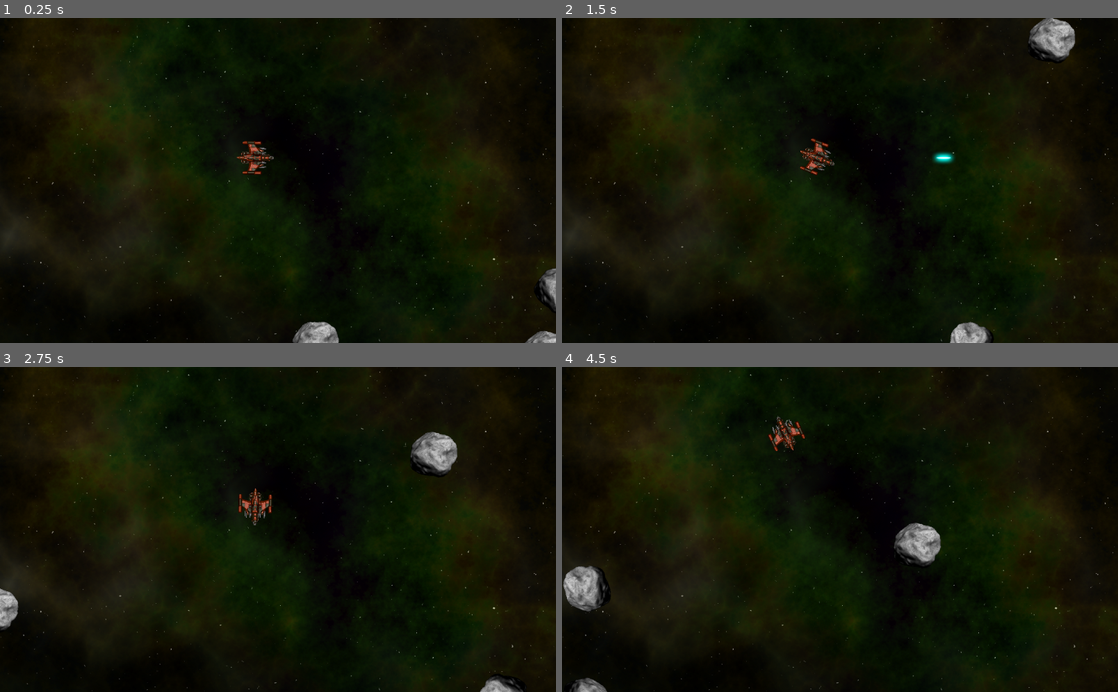
Above: before the commit, frames 1-4 (two rows, left to right).
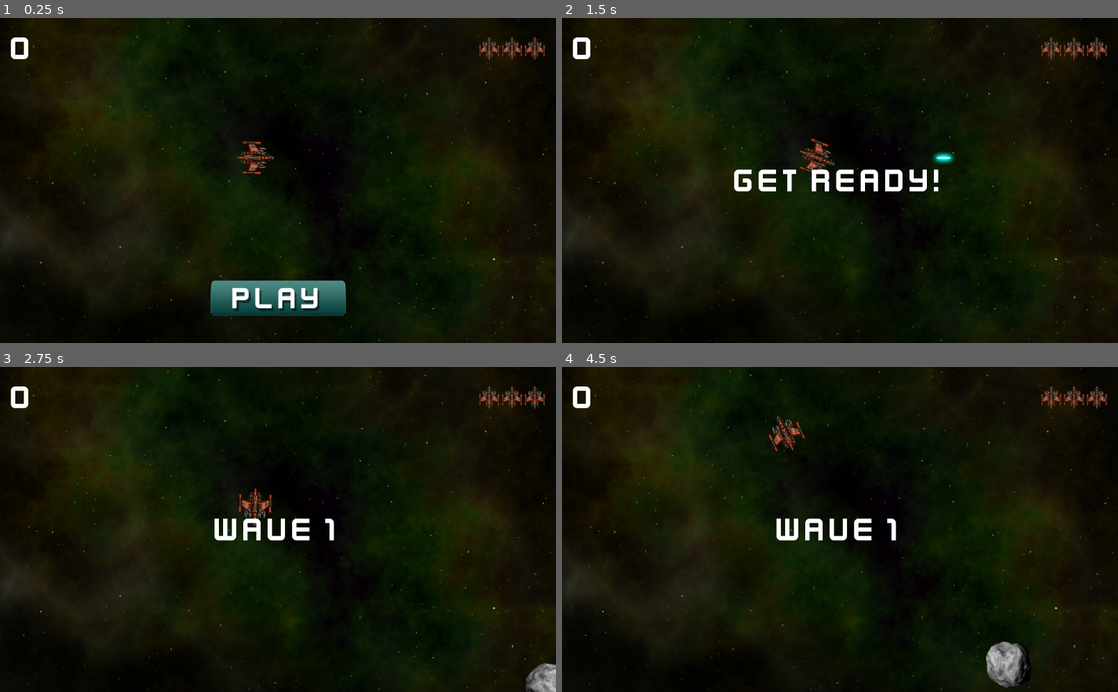
Above: after the commit, the same moments.

Repository: BananaBrainBob/Godot-Projects
Game: Godot game, scene res://Scenes/Main/Main.tscn
The game is run twice, just before and just after one commit, with the same random seed, the same clock (stepped at 60 frames per second) and the same inputs.
Inputs (mouse positions are in pixels of both pictures, inside the frame that each line leads up to):
- Up to frame 1 (0.25 s): no input
- Up to frame 2 (1.5 s): click (840, 297) at 0.52 s; hold Right (rotate_right) from 1.28 s (still down); hold Space (shoot) from 1.28 s (still down)
- Up to frame 3 (2.75 s): release Right (rotate_right) at 2.03 s; release Space (shoot) at 2.03 s; hold A (rotate_left) from 2.03 s (still down); tap Space (shoot) at 2.1 s
- Up to frame 4 (4.5 s): release A (rotate_left) at 2.78 s; hold Right (rotate_right) 2.78-3.53 s; hold Space (shoot) 2.78-3.53 s; hold Up (thrust) 3.53-4.28 s; tap Space (shoot) at 3.6 s; hold A (rotate_left) from 4.28 s (still down); hold Space (shoot) from 4.28 s (still down)

The runs differ from the first frame. In frame 1, 4.0% of the frame differs, in the area x 1-100%, y 5-100%; in frame 2, 2.8%; in frame 3, 3.0%; in frame 4, 3.9%.

Commit message:
Adde a HUD  and worked on the gale flow

Diff:
--- a/Space Rocks/Scenes/Bullet/Bullet.gd
+++ b/Space Rocks/Scenes/Bullet/Bullet.gd
@@ -1,36 +1,21 @@
 extends Area2D
 
-## bullet script
-##
-## A bullet that traveles in a  straight line until it exits the screen
+export (int) var speed = 1000
 
-#---bullet params---
-export (int) var speed = 1000
-#/---bullet params---
+var velocity := Vector2()
 
-#---calculation params---
-var velocity = Vector2()
-#/---calculation params---
+func _process(delta : float) -> void:
+	position += velocity * delta
 
-#---inherited functions---
-func _process(delta):
-	position += velocity * delta
-#/---inherited functions---
-
-#---custom functions---
-func start(pos,dir):
+func start(pos:Vector2, dir:float):
 	position = pos
 	rotation = dir
 	velocity = Vector2(speed,0).rotated(dir)
-#/---custom functions---
 
-#---received signals---
 func _on_VisibilityNotifier2D_screen_exited():
 	queue_free()
 
-
-func _on_Bullet_body_entered(body):
+func _on_Bullet_body_entered(body : Object):
 	if body.is_in_group("rocks"):
 		body.explode()
 		queue_free()
-#/---received signals---
--- /dev/null
+++ b/Space Rocks/Scenes/HUD/HUD.gd
@@ -0,0 +1,33 @@
+extends CanvasLayer
+
+signal start_game
+
+onready var lives_counter = [
+	$MarginContainer/HBoxContainer/LivesCounter/L1,
+	$MarginContainer/HBoxContainer/LivesCounter/L2,
+	$MarginContainer/HBoxContainer/LivesCounter/L3]
+
+func show_message(message : String) -> void:
+	$MessageLabel.text = message
+	$MessageLabel.show()
+	$MessageTimer.start()
+
+func update_score(value:int) -> void:
+	$MarginContainer/HBoxContainer/ScoreLabel.text = str(value)
+
+func update_lives(value:int) -> void:
+	for item in range(3):
+		lives_counter[item].visible = value > item
+
+func game_over() -> void:
+	show_message("Game Over")
+	yield($MessageTimer,"timeout")
+	$StartButton.show()
+
+func _on_StartButton_pressed():
+	$StartButton.hide()
+	emit_signal("start_game")
+
+func _on_MessageTimer_timeout():
+	$MessageLabel.hide()
+	$MessageLabel.text = "";
--- /dev/null
+++ b/Space Rocks/Scenes/HUD/HUD.tres
@@ -0,0 +1,7 @@
+[gd_resource type="DynamicFont" load_steps=2 format=2]
+
+[ext_resource path="res://Scenes/HUD/kenvector_future_thin.ttf" type="DynamicFontData" id=1]
+
+[resource]
+size = 64
+font_data = ExtResource( 1 )
--- /dev/null
+++ b/Space Rocks/Scenes/HUD/HUD.tscn
@@ -0,0 +1,79 @@
+[gd_scene load_steps=6 format=2]
+
+[ext_resource path="res://Scenes/HUD/HUD.tres" type="DynamicFont" id=1]
+[ext_resource path="res://Scenes/HUD/player_small.png" type="Texture" id=2]
+[ext_resource path="res://Scenes/HUD/play_button.png" type="Texture" id=3]
+[ext_resource path="res://Scenes/HUD/play_button_h.png" type="Texture" id=4]
+[ext_resource path="res://Scenes/HUD/HUD.gd" type="Script" id=5]
+
+[node name="HUD" type="CanvasLayer"]
+script = ExtResource( 5 )
+
+[node name="MarginContainer" type="MarginContainer" parent="."]
+anchor_right = 1.0
+margin_left = 20.0
+margin_top = 20.0
+margin_right = -20.0
+margin_bottom = 20.0
+
+[node name="HBoxContainer" type="HBoxContainer" parent="MarginContainer"]
+margin_right = 984.0
+margin_bottom = 72.0
+
+[node name="ScoreLabel" type="Label" parent="MarginContainer/HBoxContainer"]
+margin_right = 858.0
+margin_bottom = 72.0
+size_flags_horizontal = 3
+custom_fonts/font = ExtResource( 1 )
+text = "0"
+
+[node name="LivesCounter" type="HBoxContainer" parent="MarginContainer/HBoxContainer"]
+margin_left = 862.0
+margin_right = 984.0
+margin_bottom = 72.0
+
+[node name="L1" type="TextureRect" parent="MarginContainer/HBoxContainer/LivesCounter"]
+margin_right = 38.0
+margin_bottom = 72.0
+texture = ExtResource( 2 )
+stretch_mode = 6
+
+[node name="L2" type="TextureRect" parent="MarginContainer/HBoxContainer/LivesCounter"]
+margin_left = 42.0
+margin_right = 80.0
+margin_bottom = 72.0
+texture = ExtResource( 2 )
+stretch_mode = 6
+
+[node name="L3" type="TextureRect" parent="MarginContainer/HBoxContainer/LivesCounter"]
+margin_left = 84.0
+margin_right = 122.0
+margin_bottom = 72.0
+texture = ExtResource( 2 )
+stretch_mode = 6
+
+[node name="StartButton" type="TextureButton" parent="."]
+anchor_left = 0.5
+anchor_top = 1.0
+anchor_right = 0.5
+anchor_bottom = 1.0
+margin_left = -124.5
+margin_top = -115.0
+margin_right = 124.5
+margin_bottom = -50.0
+texture_normal = ExtResource( 3 )
+texture_hover = ExtResource( 4 )
+
+[node name="MessageLabel" type="Label" parent="."]
+anchor_right = 1.0
+anchor_bottom = 1.0
+custom_fonts/font = ExtResource( 1 )
+align = 1
+valign = 1
+
+[node name="MessageTimer" type="Timer" parent="."]
+wait_time = 2.0
+one_shot = true
+
+[connection signal="pressed" from="StartButton" to="." method="_on_StartButton_pressed"]
+[connection signal="timeout" from="MessageTimer" to="." method="_on_MessageTimer_timeout"]
--- a/Space Rocks/Scenes/Main/Main.gd
+++ b/Space Rocks/Scenes/Main/Main.gd
@@ -1,29 +1,58 @@
 extends Node
 
-export (PackedScene) var rock
+export (PackedScene) var Rock
 
 var screensize : Vector2
+var level : int = 0
+var score : int = 0
+var playing : bool = false
 
-func _ready():
+func _ready() -> void:
 	randomize()
 	screensize = get_viewport().get_visible_rect().size
 	$Player.screensize = screensize
-	for _i in range(3):
+	#for _i in range(3):
+	#	spawn_rock(3)
+
+func _process(_delta:float) -> void:
+	if playing and $Rocks.get_child_count() == 0:
+		new_level()
+
+func new_game() -> void:
+	for rock in $Rocks.get_children():
+		rock.queue_free()
+	level = 0
+	score = 0
+	$HUD.update_score(score)
+	$Player.start()
+	$HUD.show_message("Get Ready!")
+	yield($HUD/MessageTimer,"timeout")
+	playing = true
+	new_level()
+
+func new_level() -> void:
+	level += 1
+	$HUD.show_message("Wave %s"% level)
+	for _i in range(level):
 		spawn_rock(3)
 
-func spawn_rock(size:float,pos= null, vel = null):
+func game_over() -> void:
+	playing = false
+	$HUD.game_over()
+
+func spawn_rock(size:float,pos= null, vel = null) -> void:
 	if !pos:
 		$RockPath/RockSpawn.set_offset(randi())
 		pos = $RockPath/RockSpawn.position
 	if !vel:
 		vel = Vector2(1,0).rotated(rand_range(0,2*PI))* rand_range(100,150)
-	var r = rock.instance()
+	var r = Rock.instance()
 	r.screensize = screensize
 	r.start(pos,vel,size)
 	$Rocks.add_child(r)
 	r.connect("exploded",self,"_on_rock_exploded")
 
-func _on_rock_exploded(size, radius, pos, vel):
+func _on_rock_exploded(size:float, radius:float, pos:Vector2, vel:Vector2) -> void:
 	if size <= 1:
 		return
 	for offset in [-1,1]:
@@ -32,9 +61,22 @@
 		var newvel = dir*vel.length() * 1.1
 		spawn_rock(size-1,newpos,newvel)
 
-#---received signals---
-func _on_Player_shoot(bullet, pos, dir):
+func _on_Player_shoot(bullet:PackedScene, pos:Vector2, dir:float) -> void:
 	var b = bullet.instance()
 	b.start(pos,dir)
 	add_child(b)
-#/---received signals---
+
+func _input(event : InputEvent):
+
+	if event.is_action_pressed("fullscreen"):
+		OS.window_fullscreen = not OS.window_fullscreen
+	if event.is_action_pressed("pause"):
+		if not playing:
+			return
+		get_tree().paused = not get_tree().paused
+		if get_tree().paused:
+			$HUD/MessageLabel.text = "Paused"
+			$HUD/MessageLabel.show()
+		else:
+			$HUD/MessageLabel.text = ""
+			$HUD/MessageLabel.hide()
--- a/Space Rocks/Scenes/Main/Main.tscn
+++ b/Space Rocks/Scenes/Main/Main.tscn
@@ -1,9 +1,10 @@
-[gd_scene load_steps=6 format=2]
+[gd_scene load_steps=7 format=2]
 
 [ext_resource path="res://Scenes/Player/Player.tscn" type="PackedScene" id=1]
 [ext_resource path="res://Scenes/Main/space_background.png" type="Texture" id=2]
 [ext_resource path="res://Scenes/Main/Main.gd" type="Script" id=3]
 [ext_resource path="res://Scenes/Rock/Rock.tscn" type="PackedScene" id=4]
+[ext_resource path="res://Scenes/HUD/HUD.tscn" type="PackedScene" id=5]
 
 [sub_resource type="Curve2D" id=1]
 _data = {
@@ -11,14 +12,16 @@
 }
 
 [node name="Main" type="Node"]
+pause_mode = 2
 script = ExtResource( 3 )
-rock = ExtResource( 4 )
+Rock = ExtResource( 4 )
 
 [node name="Background" type="Sprite" parent="."]
 position = Vector2( 500, 274 )
 texture = ExtResource( 2 )
 
 [node name="Player" parent="." instance=ExtResource( 1 )]
+pause_mode = 1
 position = Vector2( 470, 258 )
 
 [node name="RockPath" type="Path2D" parent="."]
@@ -27,5 +30,14 @@
 [node name="RockSpawn" type="PathFollow2D" parent="RockPath"]
 
 [node name="Rocks" type="Node" parent="."]
+pause_mode = 1
 
+[node name="HUD" parent="." instance=ExtResource( 5 )]
+pause_mode = 1
+
+[connection signal="dead" from="Player" to="." method="game_over"]
+[connection signal="lives_changed" from="Player" to="HUD" method="update_lives"]
 [connection signal="shoot" from="Player" to="." method="_on_Player_shoot"]
+[connection signal="start_game" from="HUD" to="." method="new_game"]
+
+[editable path="HUD"]
--- a/Space Rocks/Scenes/Player/Player.gd
+++ b/Space Rocks/Scenes/Player/Player.gd
@@ -1,22 +1,15 @@
 extends RigidBody2D
 
-## The palyer's ship script
-##
-## Uses a (psudo)state machine to determine the state of the ship
-## Input is processed via physics.
-
-#---bullet stuff---
 signal shoot
+signal lives_changed
+signal dead
 
 export (PackedScene) var Bullet
 export (float) var fire_rate = 0.25
 
 var can_shoot := true
-#/---bullet stuff---
+var lives := 0 setget set_lives
 
-
-
-#---ship stuff---
 enum States {INIT,ALIVE,INVULNERABLE,DEAD}
 var state = null
 
@@ -25,26 +18,25 @@
 
 var thrust := Vector2()
 var rotation_dir := 0
-#/---ship stuff---
 
+var screensize := Vector2()
 
+func set_lives(value : int) -> void:
+	lives = value
+	emit_signal("lives_changed", lives)
 
-#---other---
-var screensize := Vector2()
-#/---other---
-
-
-
-#---inherited functions---
 func _ready() -> void:
 	change_state(States.ALIVE)
 	screensize = get_viewport().get_visible_rect().size
 	$GunTimer.wait_time = fire_rate
 
-
 func _process(_delta : float) -> void:
 	get_input()
 
+func start() -> void:
+	$Sprite.show()
+	self.lives = 3
+	change_state(States.ALIVE)
 
 func _integrate_forces(physics_state : Physics2DDirectBodyState) -> void:
 	set_applied_force(thrust.rotated(rotation))
@@ -61,11 +53,7 @@
 	if xform.origin.y < 0:
 		xform.origin.y = screensize.y
 	physics_state.set_transform(xform)
-#/---inherited functions---
 
-
-
-#---custom functions---
 func get_input() -> void:
 	thrust = Vector2()
 	rotation_dir = 0
@@ -88,20 +76,40 @@
 	can_shoot = false
 	$GunTimer.start()
 
-
-func change_state(new_state) -> void:
+func change_state(new_state : int) -> void:
 	match new_state:
 		States.INIT:
 			$CollisionShape2D.set_deferred("Disabled",true)
+			$Sprite.modulate.a = 0.5
 		States.ALIVE:
 			$CollisionShape2D.set_deferred("Disabled",false)
+			$Sprite.modulate.a = 1.0
 		States.INVULNERABLE:
 			$CollisionShape2D.set_deferred("Disabled",true)
+			$Sprite.modulate.a = 0.5
+			$InvolnurabilityTimer.start()
 		States.DEAD:
 			$CollisionShape2D.set_deferred("Disabled",true)
-#/---custom functions---
+			$Sprite.hide()
+			linear_velocity = Vector2()
+			emit_signal("dead")
 
-#---received signals---
 func _on_GunTimer_timeout():
 	can_shoot = true
-#/---received signals---
+
+func _on_InvolnurabilityTimer_timeout():
+	change_state(States.ALIVE)
+
+func _on_AnimationPlayer_animation_finished(_anim_name):
+	$Explosion.hide()
+
+func _on_Player_body_entered(body:Object):
+	if body.is_in_group("rocks"):
+		body.explode()
+		$Explosion.show()
+		$Explosion/AnimationPlayer.play("Explosion")
+		self.lives -= 1
+		if lives <= 0:
+			change_state(States.DEAD)
+		else:
+			change_state(States.INVULNERABLE)
--- a/Space Rocks/Scenes/Player/Player.tscn
+++ b/Space Rocks/Scenes/Player/Player.tscn
@@ -1,13 +1,16 @@
-[gd_scene load_steps=5 format=2]
+[gd_scene load_steps=6 format=2]
 
 [ext_resource path="res://Scenes/Player/player_ship.png" type="Texture" id=1]
 [ext_resource path="res://Scenes/Player/Player.gd" type="Script" id=2]
 [ext_resource path="res://Scenes/Bullet/Bullet.tscn" type="PackedScene" id=3]
+[ext_resource path="res://Scenes/Explosion/Explosion.tscn" type="PackedScene" id=4]
 
 [sub_resource type="CircleShape2D" id=1]
 radius = 31.0644
 
 [node name="Player" type="RigidBody2D"]
+contacts_reported = 1
+contact_monitor = true
 linear_damp = 1.0
 angular_damp = 5.0
 script = ExtResource( 2 )
@@ -28,4 +31,15 @@
 one_shot = true
 autostart = true
 
+[node name="Explosion" parent="." instance=ExtResource( 4 )]
+
+[node name="InvolnurabilityTimer" type="Timer" parent="."]
+wait_time = 2.0
+one_shot = true
+
+[connection signal="body_entered" from="." to="." method="_on_Player_body_entered"]
 [connection signal="timeout" from="GunTimer" to="." method="_on_GunTimer_timeout"]
+[connection signal="animation_finished" from="Explosion/AnimationPlayer" to="." method="_on_AnimationPlayer_animation_finished"]
+[connection signal="timeout" from="InvolnurabilityTimer" to="." method="_on_InvolnurabilityTimer_timeout"]
+
+[editable path="Explosion"]
--- a/Space Rocks/Scenes/Rock/Rock.gd
+++ b/Space Rocks/Scenes/Rock/Rock.gd
@@ -15,7 +15,7 @@
 #/---variables---
 
 #---custom funcs---
-func start(pos:Vector2 ,vel :Vector2, _size :float):
+func start(pos:Vector2 ,vel :Vector2, _size :float) -> void:
 	position = pos
 	size =_size
 	mass = 1.5*size
@@ -29,7 +29,7 @@
 	$Explosion.scale = Vector2(0.75,0.75) * size
 
 #/---custom funcs---
-func explode():
+func explode() -> void:
 	$CollisionShape2D.set_deferred("Disabled",true)
 	layers = 0
 	$Sprite.hide()
@@ -38,7 +38,7 @@
 	linear_velocity = Vector2()
 	angular_velocity = 0
 
-func _integrate_forces(physics_state : Physics2DDirectBodyState):
+func _integrate_forces(physics_state : Physics2DDirectBodyState) -> void:
 	var xform = physics_state.get_transform() as Transform2D
 	if xform.origin.x > screensize.x + radius:
 		xform.origin.x = 0 -radius
--- a/Space Rocks/project.godot
+++ b/Space Rocks/project.godot
@@ -56,6 +56,16 @@
 "events": [ Object(InputEventKey,"resource_local_to_scene":false,"resource_name":"","device":0,"alt":false,"shift":false,"control":false,"meta":false,"command":false,"pressed":false,"scancode":0,"physical_scancode":32,"unicode":0,"echo":false,"script":null)
  ]
 }
+fullscreen={
+"deadzone": 0.5,
+"events": [ Object(InputEventKey,"resource_local_to_scene":false,"resource_name":"","device":0,"alt":false,"shift":false,"control":false,"meta":false,"command":false,"pressed":false,"scancode":0,"physical_scancode":70,"unicode":0,"echo":false,"script":null)
+ ]
+}
+pause={
+"deadzone": 0.5,
+"events": [ Object(InputEventKey,"resource_local_to_scene":false,"resource_name":"","device":0,"alt":false,"shift":false,"control":false,"meta":false,"command":false,"pressed":false,"scancode":0,"physical_scancode":80,"unicode":0,"echo":false,"script":null)
+ ]
+}
 
 [mono]
 
Renamed: Space Rocks/assets/kenvector_future_thin.ttf -> Space Rocks/Scenes/HUD/kenvector_future_thin.ttf
Renamed: Space Rocks/assets/play_button.png -> Space Rocks/Scenes/HUD/play_button.png
Not shown, changed: Space Rocks/Scenes/HUD/play_button.png.import
Renamed: Space Rocks/assets/play_button_h.png -> Space Rocks/Scenes/HUD/play_button_h.png
Not shown, changed: Space Rocks/Scenes/HUD/play_button_h.png.import
Renamed: Space Rocks/assets/player_small.png -> Space Rocks/Scenes/HUD/player_small.png
Not shown, changed: Space Rocks/Scenes/HUD/player_small.png.import
